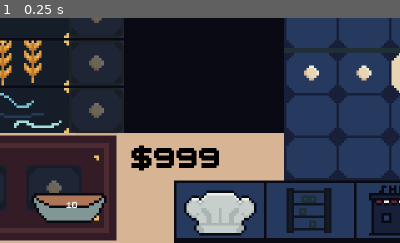
Above: before the commit, frame 1.
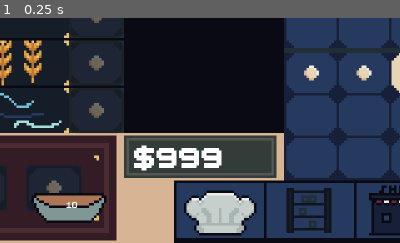
Above: after the commit, the same moment.

Repository: amusci/sweet-treat
Game: Godot game, scene res://Scenes/Areas/shop_playground.tscn
Two runs of this game, one before a commit and one after it. Both use one fixed random seed, a clock stepped at 60 frames per second and the inputs below. This scene is started directly instead of the project's main scene.
Inputs:
- Up to frame 1 (0.25 s): no input
The pictures show only the part of the screen within x 44-94%, y 50-100%; the shares and areas given below are measured in that part.

The runs differ from the first frame. In frame 1, 7.3% of the frame differs, in the area x 31-70%, y 52-72%.

Commit message:
my first art :) cheers

Diff:
--- a/Scenes/Areas/bakery_playground.tscn
+++ b/Scenes/Areas/bakery_playground.tscn
@@ -36,6 +36,7 @@
 position = Vector2(162, 94)
 
 [node name="SceneButtons" parent="." instance=ExtResource("4_gf4qy")]
+z_index = 5
 offset_left = 212.0
 offset_top = 155.0
 offset_right = 325.0
@@ -50,10 +51,11 @@
 size_flags_vertical = 4
 
 [node name="Money" parent="." instance=ExtResource("7_yqxkc")]
-offset_left = 195.0
-offset_top = 139.0
-offset_right = 195.0
-offset_bottom = 139.0
+z_index = -4
+offset_left = 192.0
+offset_top = 137.0
+offset_right = 192.0
+offset_bottom = 137.0
 
 [node name="PauseMenu" parent="." instance=ExtResource("9_1jsug")]
 visible = false
--- a/Scenes/Areas/shop_playground.tscn
+++ b/Scenes/Areas/shop_playground.tscn
@@ -28,10 +28,10 @@
 texture = ExtResource("5_wspjr")
 
 [node name="Money" parent="." instance=ExtResource("8_tv5g6")]
-offset_left = 195.0
-offset_top = 139.0
-offset_right = 195.0
-offset_bottom = 139.0
+offset_left = 192.0
+offset_top = 137.0
+offset_right = 192.0
+offset_bottom = 137.0
 
 [node name="PauseMenu" parent="." instance=ExtResource("5_aneyl")]
 visible = false
--- a/Scenes/Areas/storage_playground.tscn
+++ b/Scenes/Areas/storage_playground.tscn
@@ -47,10 +47,10 @@
 size_flags_horizontal = 0
 
 [node name="Money" parent="." instance=ExtResource("9_5gdgs")]
-offset_left = 195.0
-offset_top = 139.0
-offset_right = 195.0
-offset_bottom = 139.0
+offset_left = 192.0
+offset_top = 137.0
+offset_right = 192.0
+offset_bottom = 137.0
 
 [node name="PauseMenu" parent="." instance=ExtResource("8_xkyle")]
 visible = false
--- a/Scenes/UI/Money.tscn
+++ b/Scenes/UI/Money.tscn
@@ -1,6 +1,7 @@
-[gd_scene load_steps=3 format=3 uid="uid://byjt0e223ntsh"]
+[gd_scene load_steps=4 format=3 uid="uid://byjt0e223ntsh"]
 
 [ext_resource type="Script" uid="uid://hkbp1nek87v2" path="res://Scripts/ResourceClasses/MoneyUI.gd" id="1_w222k"]
+[ext_resource type="Texture2D" uid="uid://60el6ha7fgn" path="res://Assets/antoniotest/MONEYHOLDTONKA.png" id="2_0k76a"]
 [ext_resource type="FontFile" uid="uid://b5xhjokk0mb84" path="res://Assets/Fonts/BoldPixels1.4.ttf" id="2_wl0va"]
 
 [node name="Control" type="Control"]
@@ -12,11 +13,20 @@
 grow_vertical = 2
 script = ExtResource("1_w222k")
 
+[node name="TextureRect" type="TextureRect" parent="."]
+layout_mode = 0
+offset_right = 61.0
+offset_bottom = 17.0
+texture = ExtResource("2_0k76a")
+stretch_mode = 2
+
 [node name="MoneyLabel" type="Label" parent="."]
 layout_mode = 0
-offset_right = 40.0
-offset_bottom = 23.0
-theme_override_colors/font_color = Color(0, 0, 0, 1)
+offset_left = 4.0
+offset_top = 2.0
+offset_right = 44.0
+offset_bottom = 33.0
+theme_override_colors/font_color = Color(1, 1, 1, 1)
 theme_override_fonts/font = ExtResource("2_wl0va")
 text = "0
 "
Binary file added: Assets/antoniotest/MONEYHOLDTONKA.png
Not shown, added: Assets/antoniotest/MONEYHOLDTONKA.png.import
